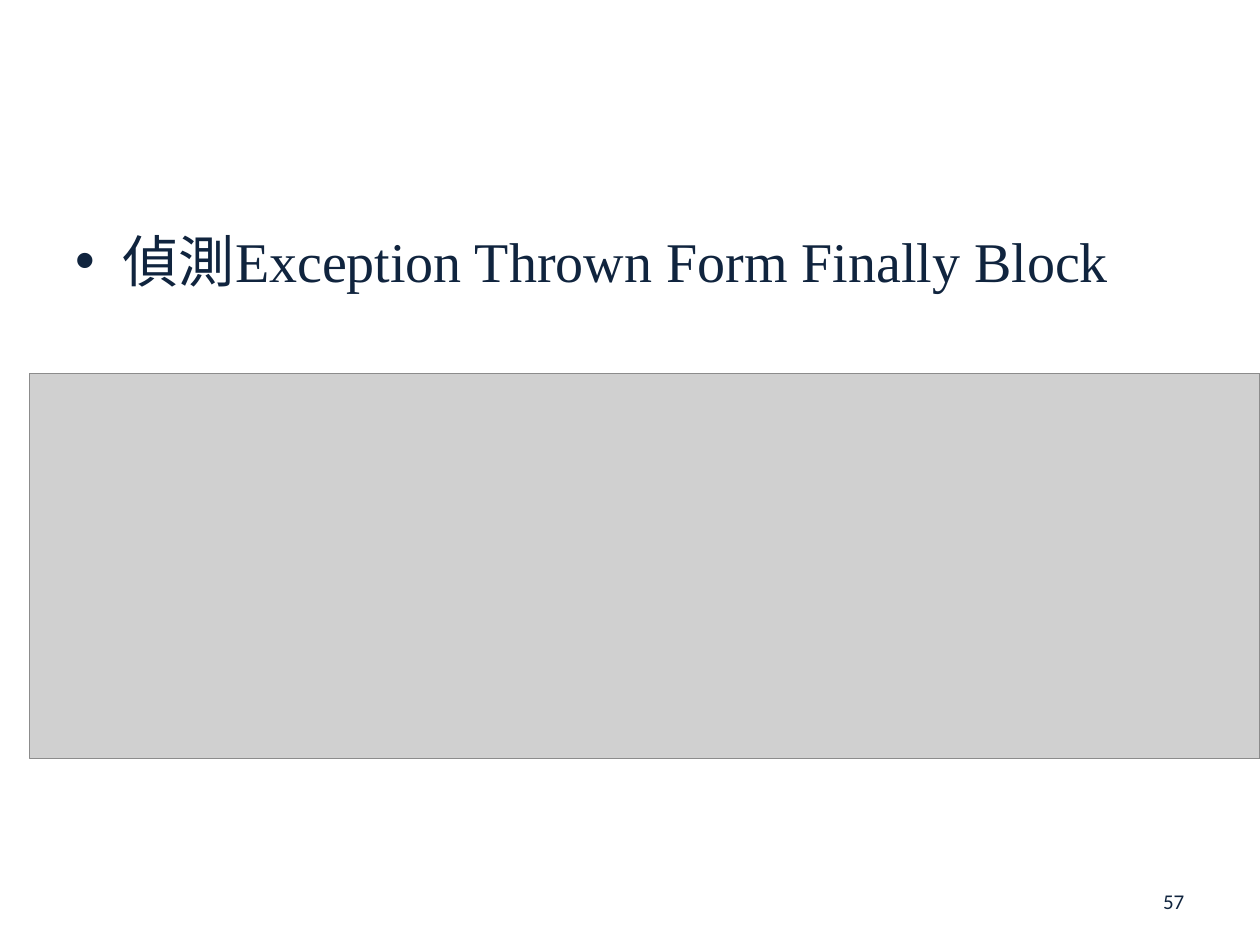
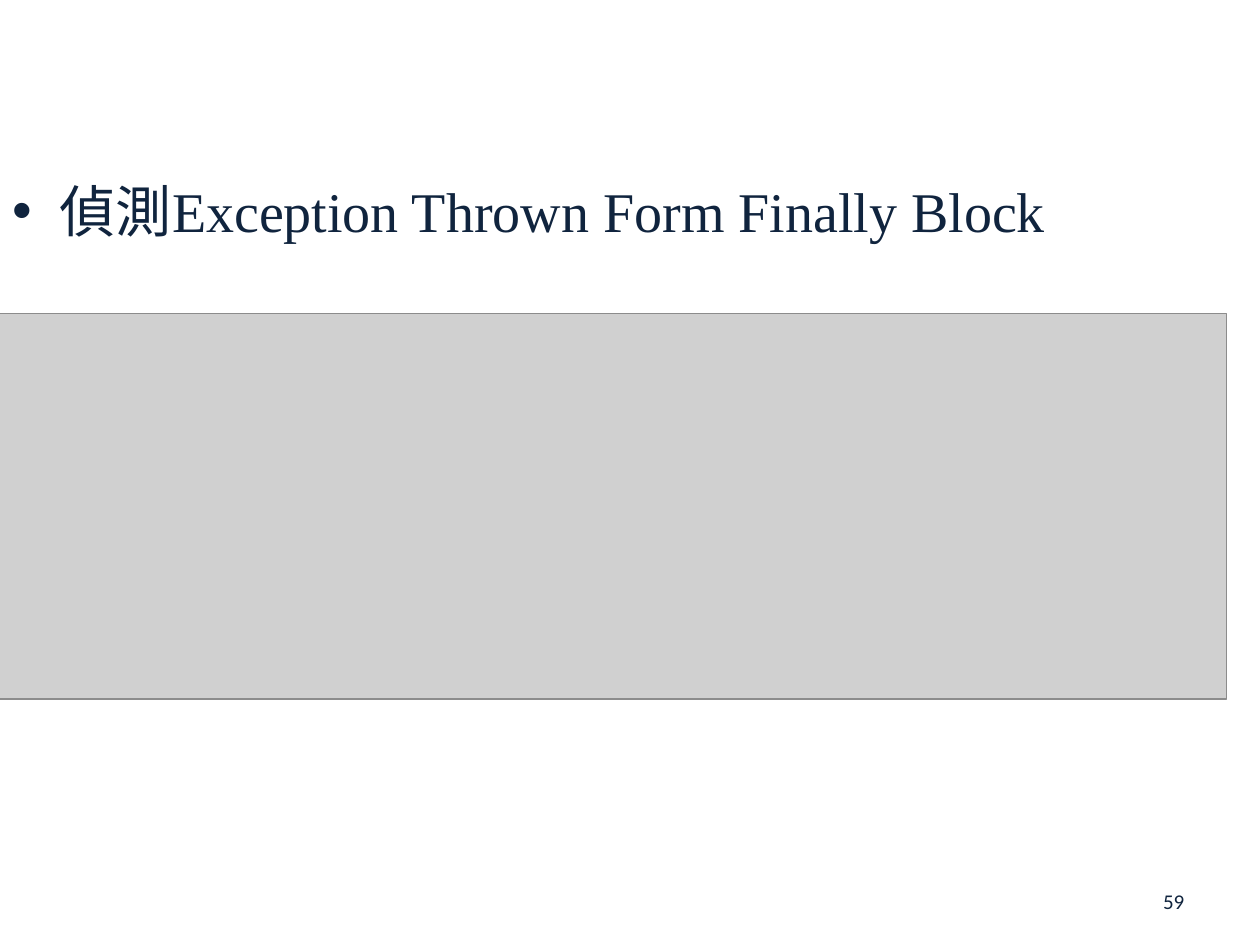
Before and after one commit to s7130457/thesis, a slide deck: slide 59 of 楊雅雯-口試投影片.pptx (slide 57 before the commit). Drawn at 1260x945 pixels with LibreOffice and Linux fonts; fonts in the diff are those of the drawing; grey boxes stand for pictures; background and template pictures are left out. Boxes give left, top, right and bottom in pixels: in the first picture for what was removed or moved away, otherwise in the second. Text is boxed around its words. In the diff, an @@ line names an element or a change of style, - is before the commit and + after.

```diff
--- a/楊雅雯-口試投影片.pptx
+++ b/楊雅雯-口試投影片.pptx
@@ text "偵測Exception Thrown Form Finally Block": place and size @@
-text "偵測Exception Thrown Form Finally Block" at bbox=[123, 235, 1108, 294]
+text "偵測Exception Thrown Form Finally Block" at bbox=[60, 185, 1045, 244]
@@ picture: place and size @@
-picture at bbox=[30, 373, 1260, 759]
+picture at bbox=[0, 314, 1226, 699]
@@ page number at bbox=[1163, 895, 1184, 909]: text changed @@
-57
+59
```
Also in this commit, not shown: 22 other slides changed, 5 slides added, 3 other files.
